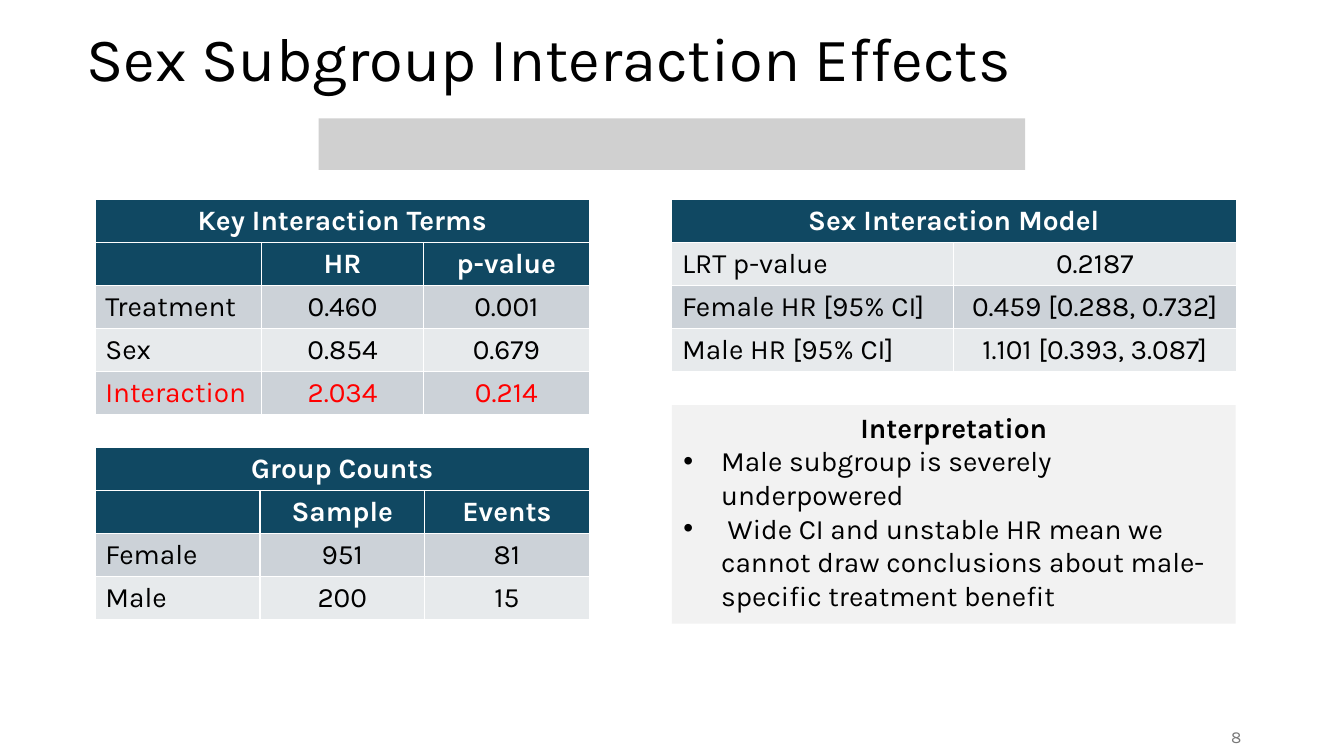
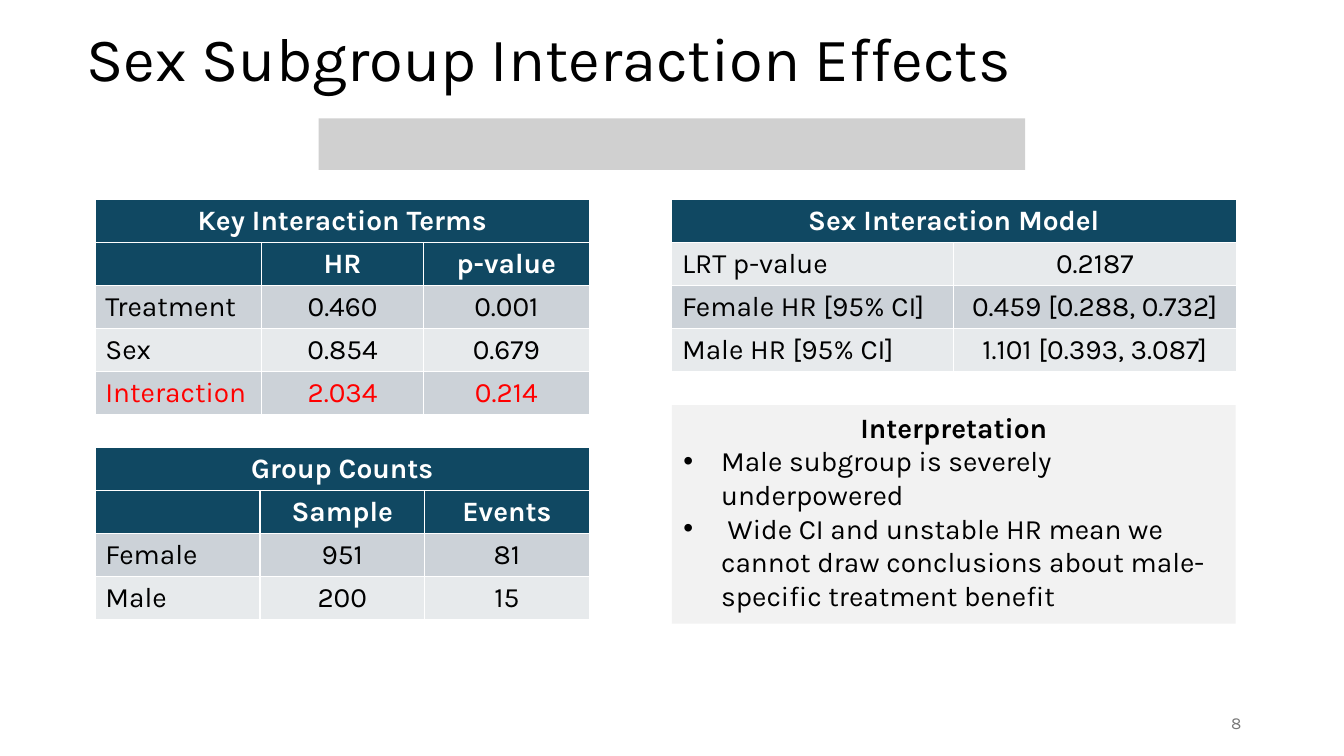
Before and after one commit to susanpeck/Math261BExperimentalDesignProject, a slide deck: slide 8 of Document_Files/Presentation_Slides_v3.pptx. Drawn at 1344x756 pixels with LibreOffice and Linux fonts; fonts in the diff are those of the drawing; grey boxes stand for pictures. Boxes give left, top, right and bottom in pixels: in the first picture for what was removed or moved away, otherwise in the second. Text is boxed around its words. In the diff, an @@ line names an element or a change of style, - is before the commit and + after.

```diff
--- a/Document_Files/Presentation_Slides_v3.pptx
+++ b/Document_Files/Presentation_Slides_v3.pptx
@@ page number: place and size @@
-page number at [1231,732,1241,743]
+page number at [1231,718,1241,729]
```
Also in this commit, not shown: 5 other slides changed.
